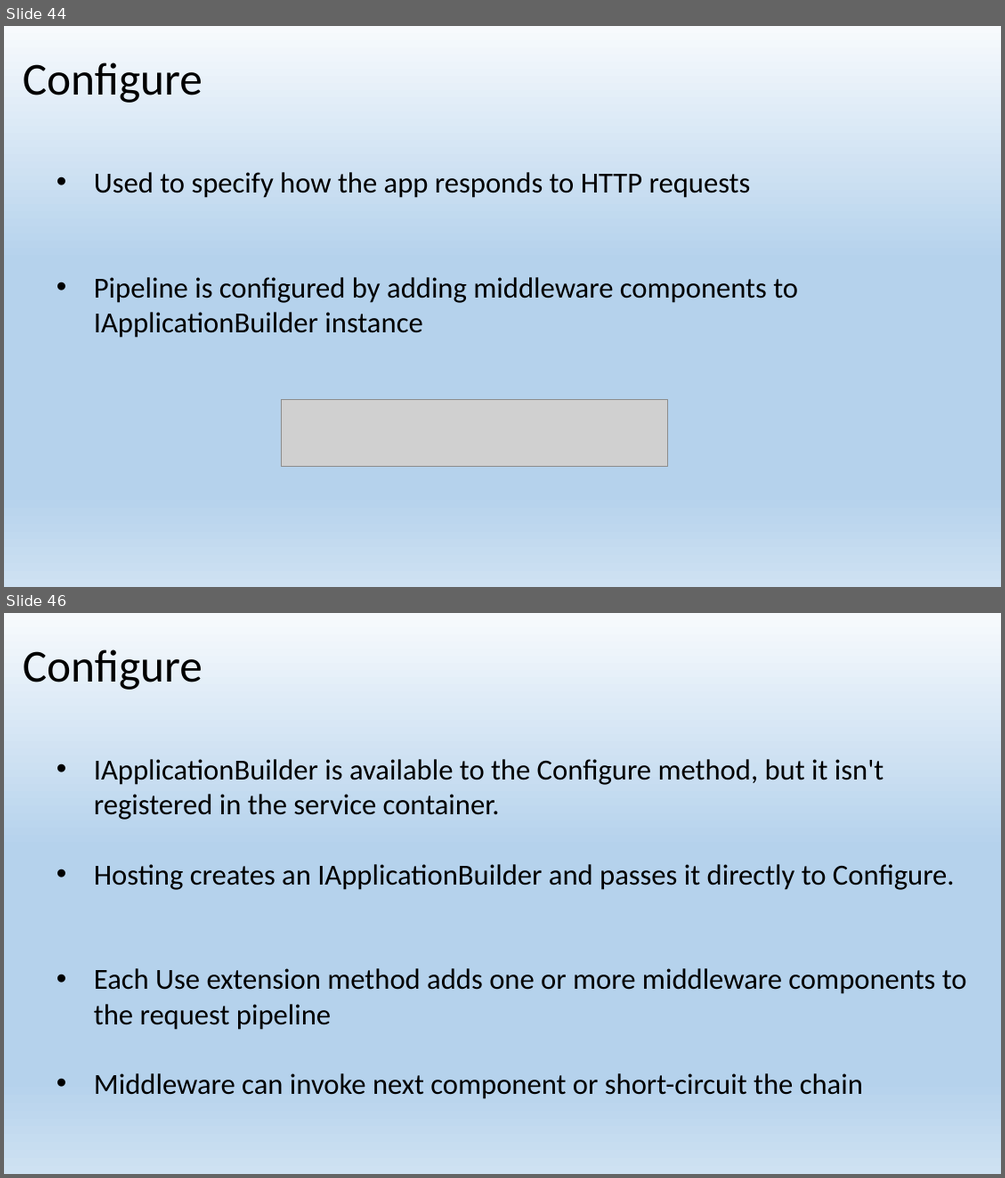
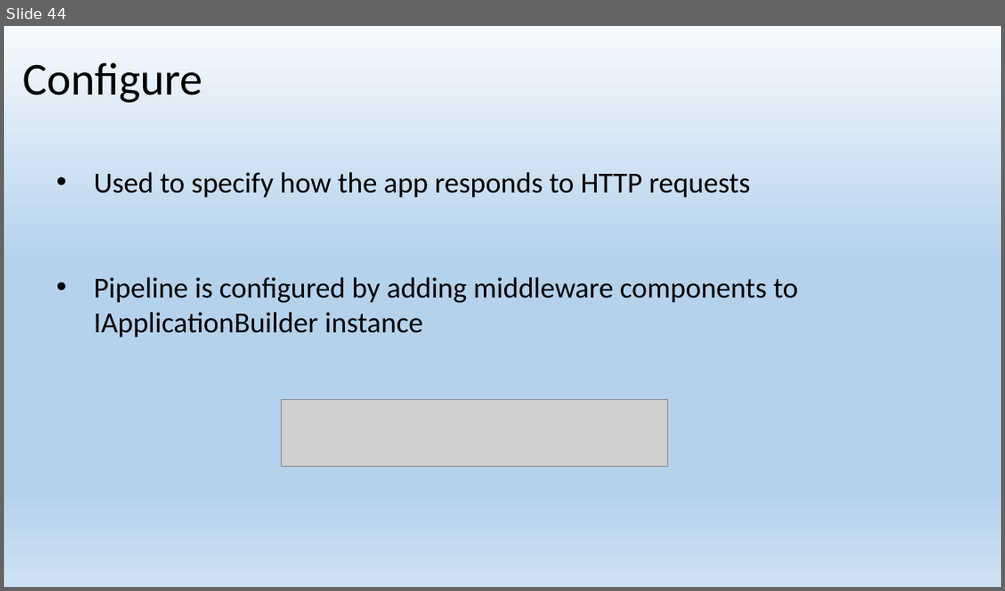
Before and after one commit to EPilyaev/ASPNetCoreMVC, a slide deck: Host&Startup.pptx. Shown one above the other, each under a label of ours: slides 44 and 46 before the commit, slide 44 after it; the slides between them are not shown. The pictures are 1005x1178 and 1005x591 pixels, drawn with LibreOffice and Linux fonts; fonts in the diff are those of the drawing; grey boxes stand for pictures. Boxes give left, top, right and bottom in pixels: in the first picture for what was removed or moved away, otherwise in the second. Text is boxed around its words. In the diff, an @@ line names an element or a change of style, - is before the commit and + after.

```diff
--- a/Host&Startup.pptx
+++ b/Host&Startup.pptx
@@ slide 46 removed at [4, 613, 1001, 1174], background gradient #F7FAFD to #B5D2EC to #CEE1F2 @@
@@ title removed at [23, 649, 202, 690] @@
-Configure
@@ text removed at [94, 759, 967, 1099] @@
-• IApplicationBuilder is available to the Configure method, but it isn't registered in the service container.
-• Hosting creates an IApplicationBuilder and passes it directly to Configure.
-• Each Use extension method adds one or more middleware components to the request pipeline
-• Middleware can invoke next component or short-circuit the chain
```
Also in this commit, not shown: 1 slide changed.
